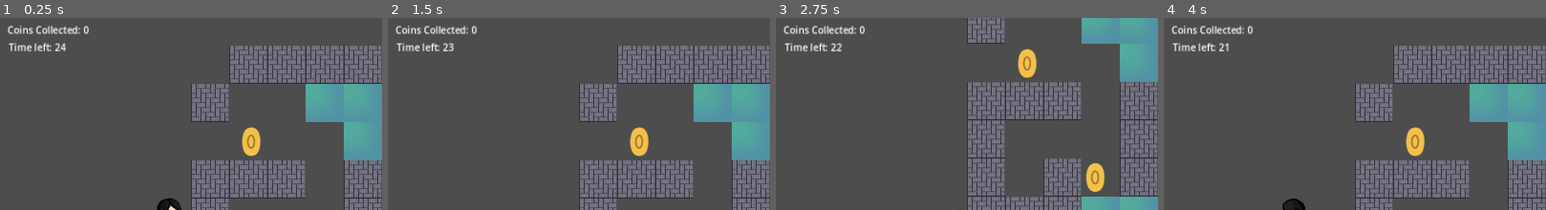
Above: before the commit, frames 1-4 (left to right).
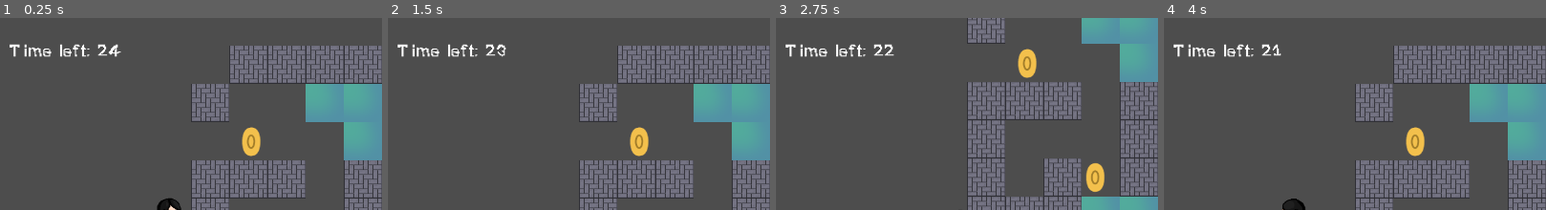
Above: after the commit, the same moments.

Repository: gracexuwt/gdc_jam
Game: Godot game, scene res://scenes/levels/level3.tscn
The game is run twice, just before and just after one commit, with the same random seed, the same clock (stepped at 60 frames per second) and the same inputs. This scene is started directly instead of the project's main scene.
Inputs:
- Up to frame 1 (0.25 s): no input
- Up to frame 2 (1.5 s): hold D (right) 0.53-1.28 s; hold S (down) from 1.28 s (still down)
- Up to frame 3 (2.75 s): release S (down) at 2.03 s; hold D (right) from 2.03 s (still down)
- Up to frame 4 (4 s): release D (right) at 2.78 s; hold W (up) 2.78-3.53 s; hold A (left) from 3.53 s (still down)
The pictures show only the part of the screen within x 2-52%, y 2-52%; the shares and areas given below are measured in that part.

The runs differ from the first frame. In frame 1, 1.5% of the frame differs, in the area x 2-32%, y 3-21%; in frame 2, 1.5%; in frame 3, 1.5%; in frame 4, 1.5%.

Commit message:
font change

Diff:
--- a/scenes/levels/level3.tscn
+++ b/scenes/levels/level3.tscn
@@ -5,8 +5,7 @@
 [ext_resource type="PackedScene" uid="uid://csah85wttomxp" path="res://resources/tilemap.tscn" id="2_eknbd"]
 [ext_resource type="PackedScene" uid="uid://cubdd8ijfkgmj" path="res://scenes/player/player.tscn" id="3_bgt0o"]
 [ext_resource type="Script" path="res://scenes/levels/time_label.gd" id="4_dluxy"]
-
-[sub_resource type="LabelSettings" id="LabelSettings_xxvac"]
+[ext_resource type="FontFile" uid="uid://1v7f2ydag61m" path="res://resources/fonts/Groovy-Ish.ttf" id="4_x1q6d"]
 
 [node name="Level3" type="Node2D"]
 script = ExtResource("1_3ewia")
@@ -51,20 +50,13 @@
 
 [node name="BoxContainer2" type="CanvasLayer" parent="."]
 
-[node name="ScoreLabel" type="Label" parent="BoxContainer2"]
-offset_left = 38.0
-offset_top = 20.0
-offset_right = 221.0
-offset_bottom = 66.0
-text = "Coins Collected: 0"
-label_settings = SubResource("LabelSettings_xxvac")
-autowrap_mode = 2
-
 [node name="TimeLabel" type="Label" parent="BoxContainer2"]
 offset_left = 40.0
 offset_top = 49.0
 offset_right = 80.0
 offset_bottom = 72.0
+theme_override_fonts/font = ExtResource("4_x1q6d")
+theme_override_font_sizes/font_size = 35
 script = ExtResource("4_dluxy")
 
 [node name="Player" parent="." instance=ExtResource("3_bgt0o")]
--- a/scenes/levels/level_3.gd
+++ b/scenes/levels/level_3.gd
@@ -21,10 +21,6 @@
 
 func _on_coin_collected():
 	coins += 1
-	update_score()
-
-func update_score():
-	get_node("BoxContainer2/ScoreLabel").text = "Coins Collected: %d" % coins
 
 func _on_timer_timeout():
 	time_end = true
